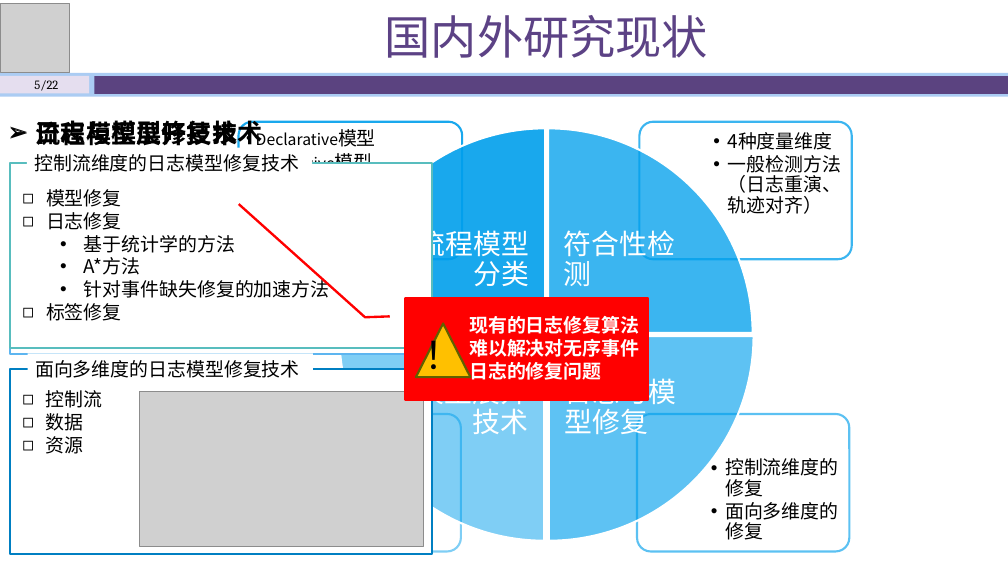
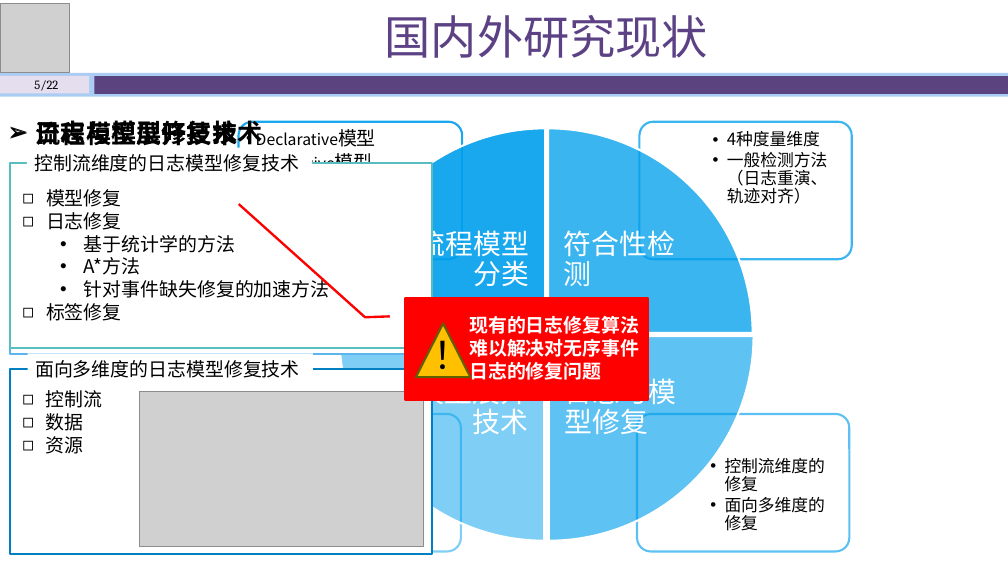
Before and after one commit to shawn47/0930, a slide deck: slide 5 of 开题答辩930-动画版.pptx. Drawn at 1008x567 pixels with LibreOffice and Linux fonts; fonts in the diff are those of the drawing; grey boxes stand for pictures. Boxes give left, top, right and bottom in pixels: in the first picture for what was removed or moved away, otherwise in the second. Text is boxed around its words. In the diff, an @@ line names an element or a change of style, - is before the commit and + after.

```diff
--- a/开题答辩930-动画版.pptx
+++ b/开题答辩930-动画版.pptx
@@ text "4种度量维度" at [727,131,827,204]: size 18 to 16 pt @@
@@ text "！": place and size @@
-text "！" at [417,328,461,382]
+text "！" at [426,328,470,382]
@@ text "控制流维度的修复" at [725,458,825,531]: size 18 to 16 pt @@
```
Also in this commit, not shown: 7 other slides changed, 1 other file.
